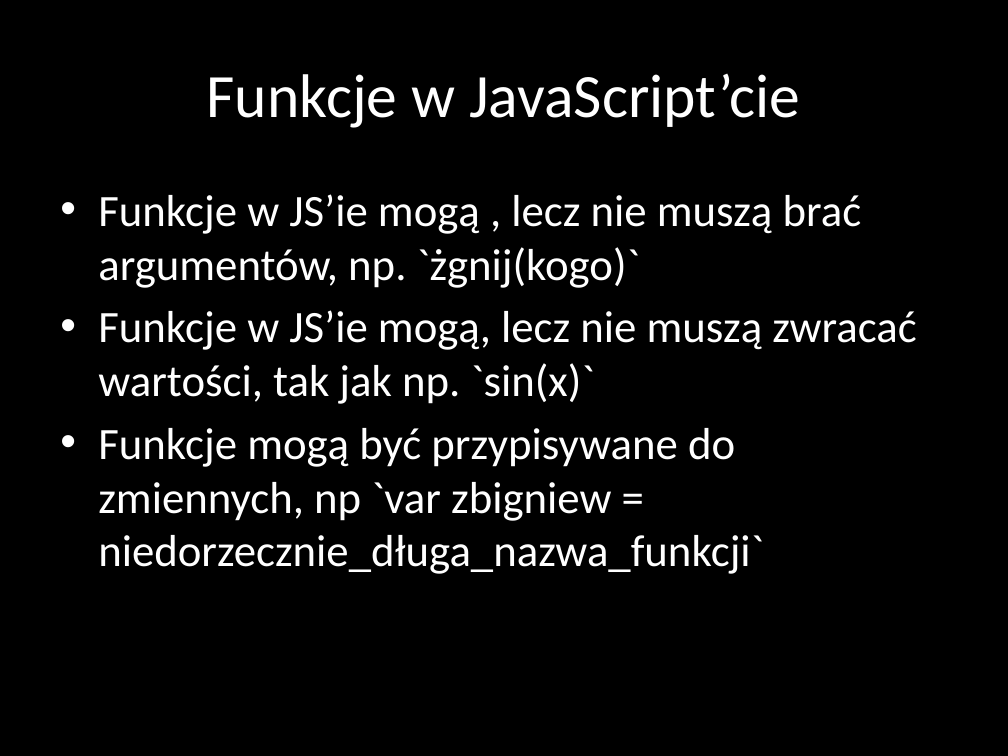
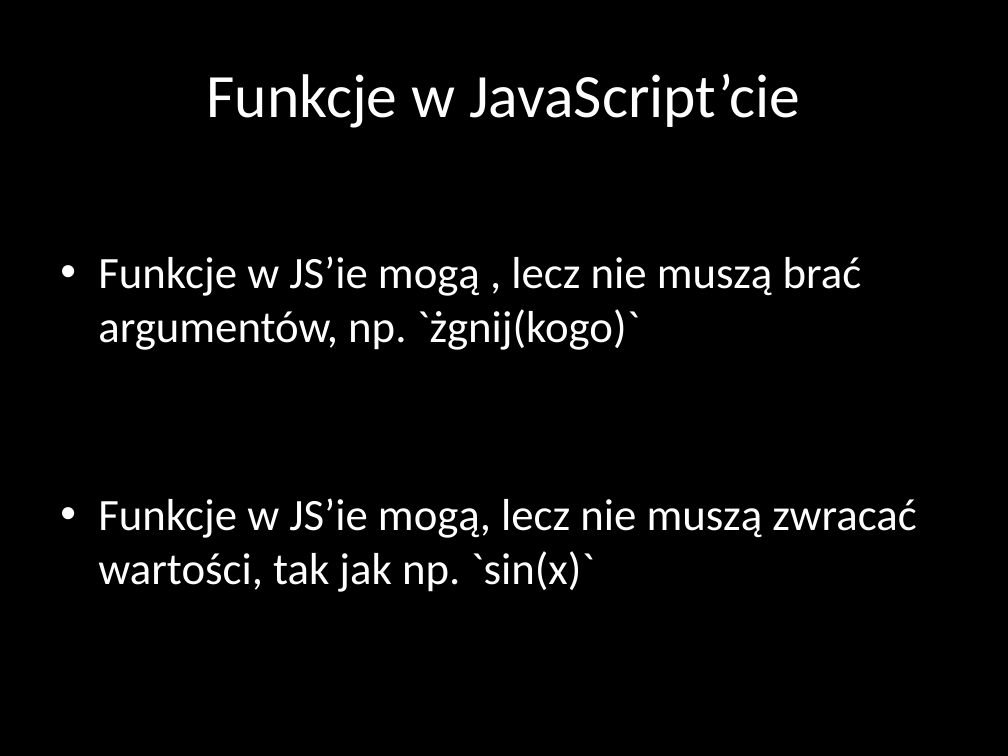
Before and after one commit to nabijaczleweli/UniwersytetDzieci-Google-2015-prezentacja, a slide deck: slide 16 of prezentacja/JavaScript.pptx (slide 15 before the commit). Drawn at 1008x756 pixels with LibreOffice and Linux fonts; fonts in the diff are those of the drawing. Boxes give left, top, right and bottom in pixels: in the first picture for what was removed or moved away, otherwise in the second. Text is boxed around its words. In the diff, an @@ line names an element or a change of style, - is before the commit and + after.

```diff
--- a/prezentacja/JavaScript.pptx
+++ b/prezentacja/JavaScript.pptx
@@ text at (x1=98, y1=428, x2=763, y2=574): paragraph removed @@
-• Funkcje mogą być przypisywane do zmiennych, np `var zbigniew = niedorzecznie_długa_nazwa_funkcji`
```
Also in this commit, not shown: 8 other slides changed, 1 slide added, 6 other files.
